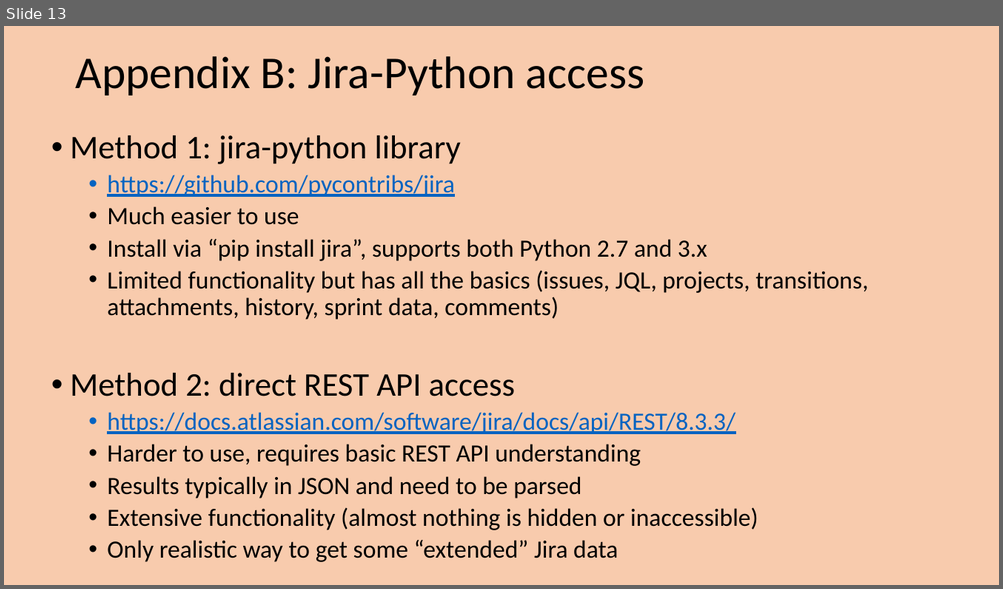
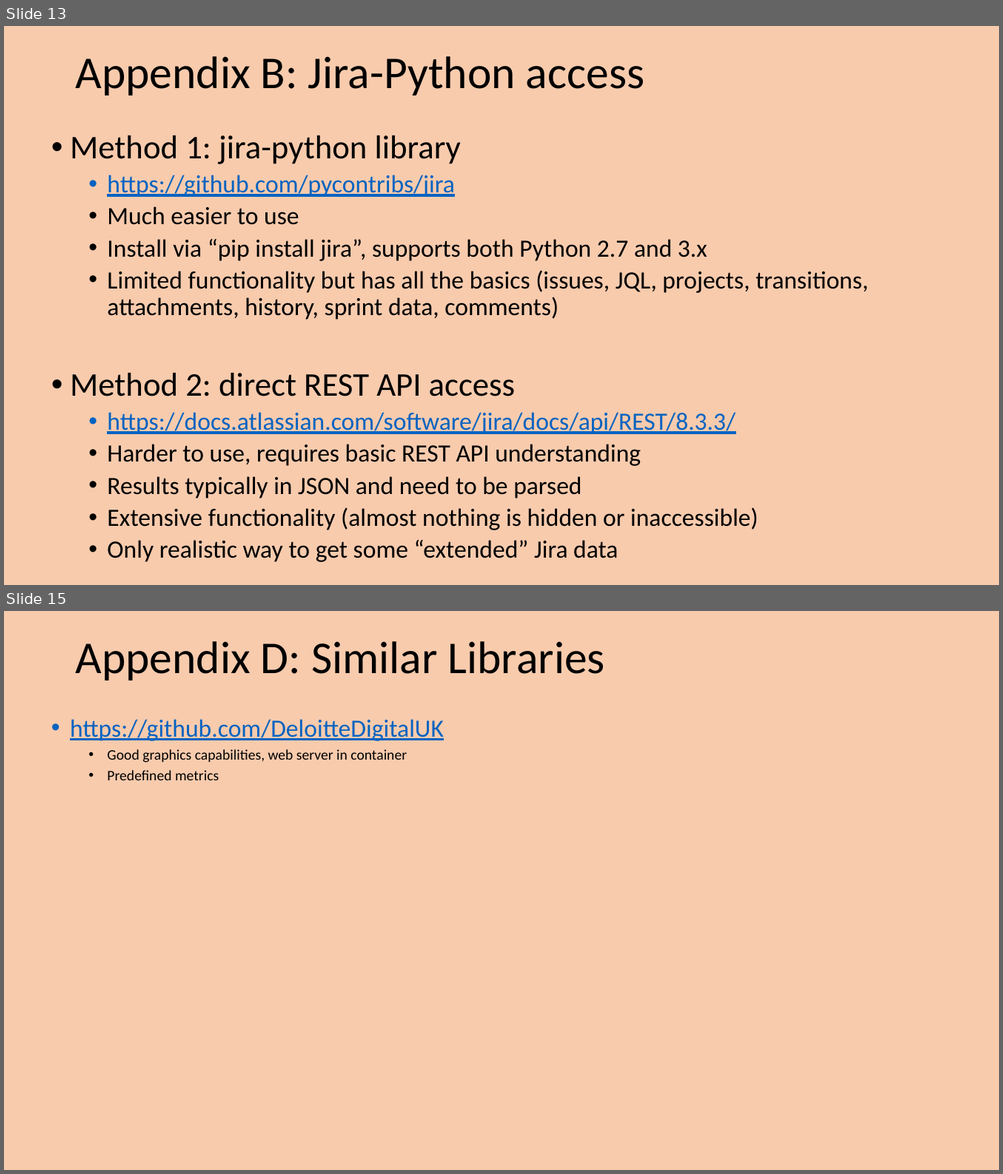
Before and after one commit to bobk/azurejirametrics, a slide deck: docs/Simple Jira Agile Metrics via Python and SQL (and Azure).pptx. Shown one above the other, each under a label of ours: slide 13 before the commit, slides 13 and 15 after it; the slides between them are not shown. The pictures are 1003x589 and 1003x1174 pixels, drawn with LibreOffice and Linux fonts; fonts in the diff are those of the drawing. Boxes give left, top, right and bottom in pixels: in the first picture for what was removed or moved away, otherwise in the second. Text is boxed around its words. In the diff, an @@ line names an element or a change of style, - is before the commit and + after.

Commit message:
useful URLs that discuss potential metrics calculations

```diff
--- a/docs/Simple Jira Agile Metrics via Python and SQL (and Azure).pptx
+++ b/docs/Simple Jira Agile Metrics via Python and SQL (and Azure).pptx
@@ slide 15 added at (4, 611, 999, 1170), background #F8CBAD @@
@@ title added at (76, 641, 605, 681), 44 pt, text #000000 @@
+Appendix D: Similar Libraries
@@ text added at (70, 719, 444, 780), 14 pt, text #000000 @@
+• https://github.com/DeloitteDigitalUK
+  • Good graphics capabilities, web server in container
+  • Predefined metrics
```
Also in this commit, not shown: 2 slides changed, 1 other slide added.
